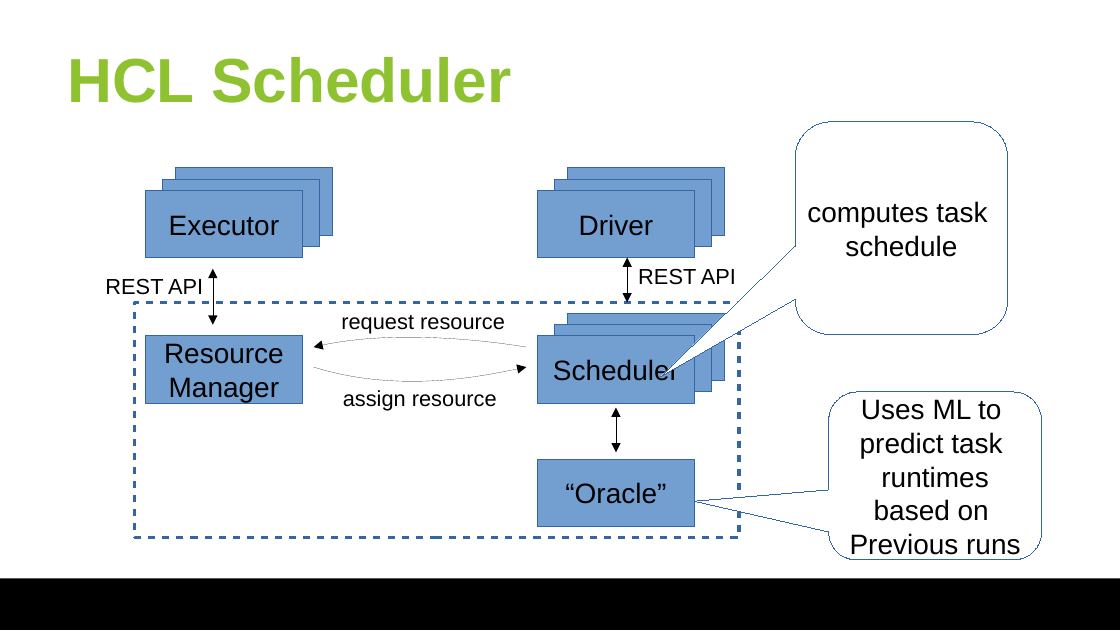
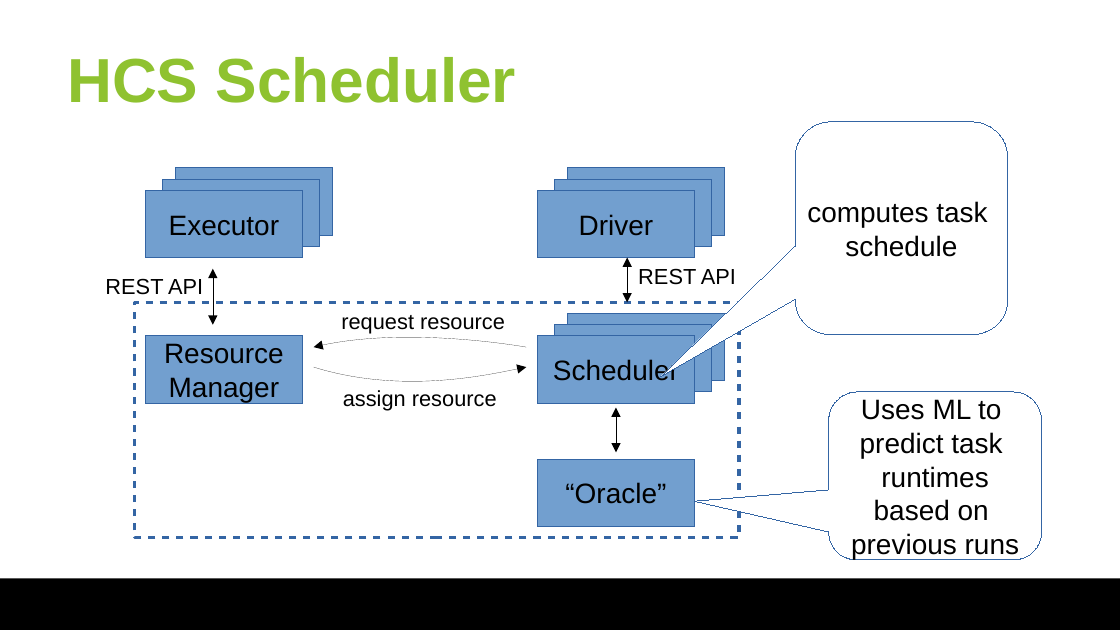
Before and after one commit to huangyibo/spark-summit-18, a slide deck: slide 33 of slides/spark-summit-18.odp. Drawn at 1120x630 pixels with LibreOffice and Linux fonts; fonts in the diff are those of the drawing; background and template pictures are left out. Boxes give left, top, right and bottom in pixels: in the first picture for what was removed or moved away, otherwise in the second. Text is boxed around its words. In the diff, an @@ line names an element or a change of style, - is before the commit and + after.

```diff
--- a/slides/spark-summit-18.odp
+++ b/slides/spark-summit-18.odp
@@ title at [67, 57, 517, 103]: text changed @@
-HCL Scheduler
+HCS Scheduler
@@ text in rounded speech box at [851, 533, 1019, 559]: text changed @@
-Previous runs
+previous runs
```
Also in this commit, not shown: 27 other slides changed, 1 other file.
